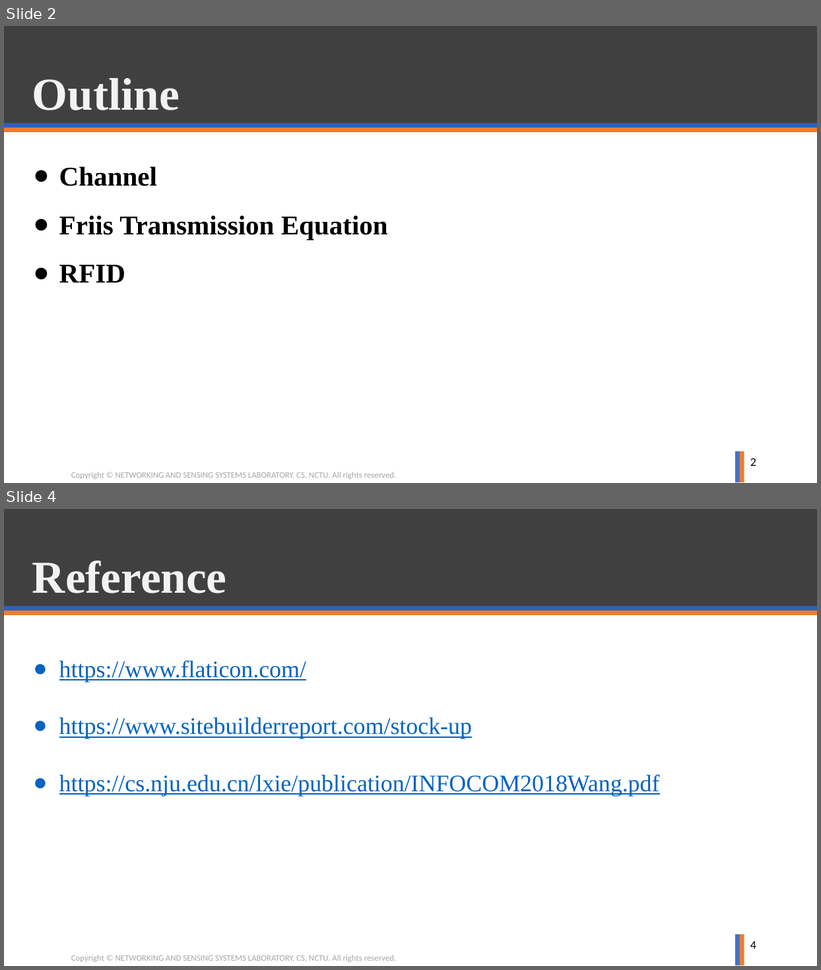
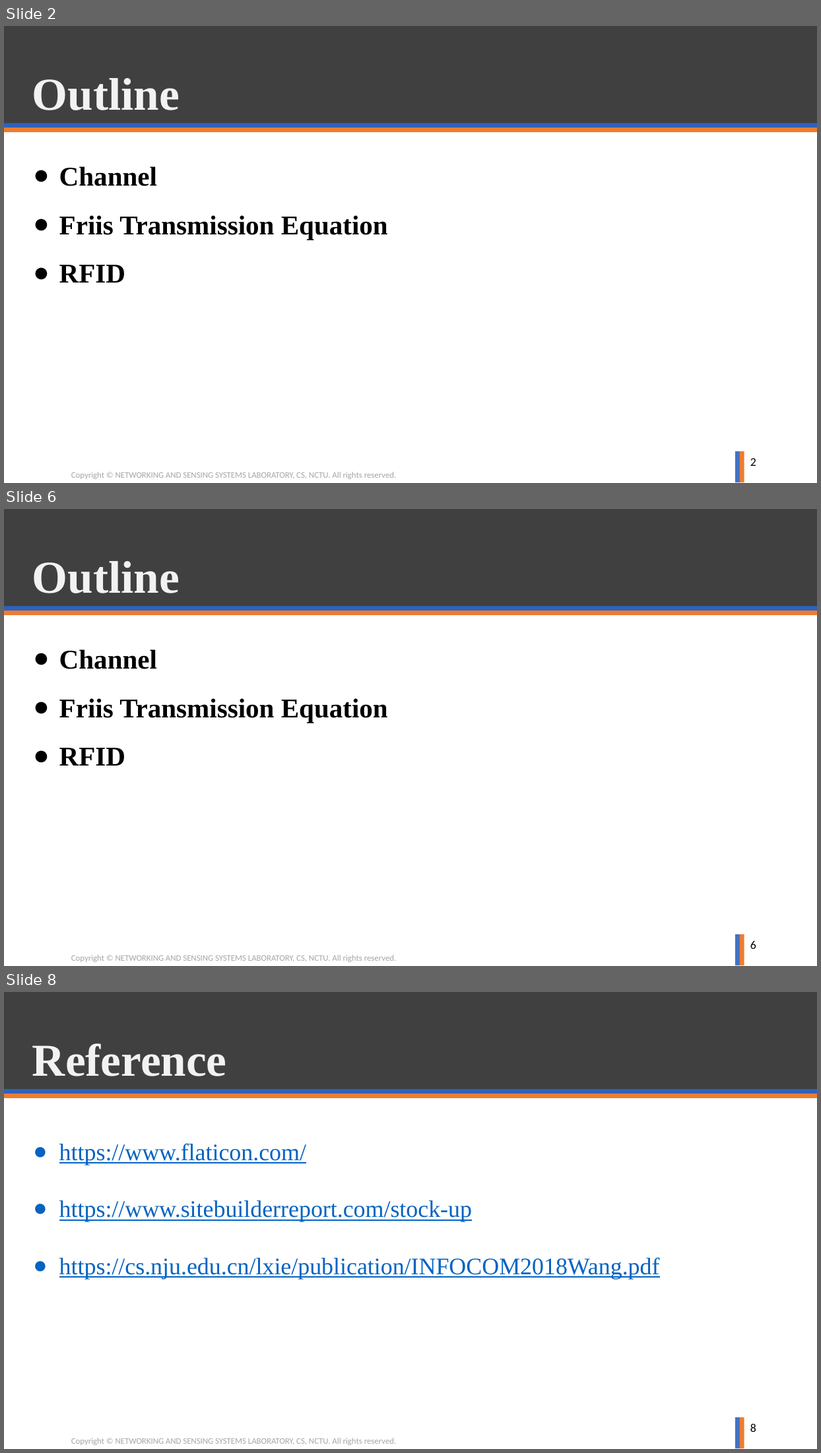
Before and after one commit to ghostkingwilly/Signal_Training_Freshman, a slide deck: Freshman_Training.pptx. Shown one above the other, each under a label of ours: slides 2 and 4 before the commit, slides 2, 6 and 8 after it; the slides between them are not shown. The pictures are 821x970 and 821x1453 pixels, drawn with LibreOffice and Linux fonts; fonts in the diff are those of the drawing; background and template pictures are left out. Boxes give left, top, right and bottom in pixels: in the first picture for what was removed or moved away, otherwise in the second. Text is boxed around its words. In the diff, an @@ line names an element or a change of style, - is before the commit and + after.

```diff
--- a/Freshman_Training.pptx
+++ b/Freshman_Training.pptx
@@ slide 6 added at (x1=4, y1=509, x2=817, y2=966), background #FFFFFF; not listed: 6 template elements that a slide beside it also shows @@
@@ title added at (x1=32, y1=561, x2=180, y2=593), 54 pt, text #F2F2F2, bold @@
+Outline
@@ text added at (x1=59, y1=650, x2=388, y2=766), 32 pt, text #000000, bold @@
+● Channel
+● Friis Transmission Equation
+● RFID
@@ page number added at (x1=750, y1=941, x2=756, y2=949), 14 pt, text #000000 @@
+6
@@ what was slide 4 is now slide 8 @@
@@ page number at (x1=750, y1=1424, x2=756, y2=1432): text changed @@
-4
+8
```
Also in this commit, not shown: 4 other slides added, 1 slide removed.
